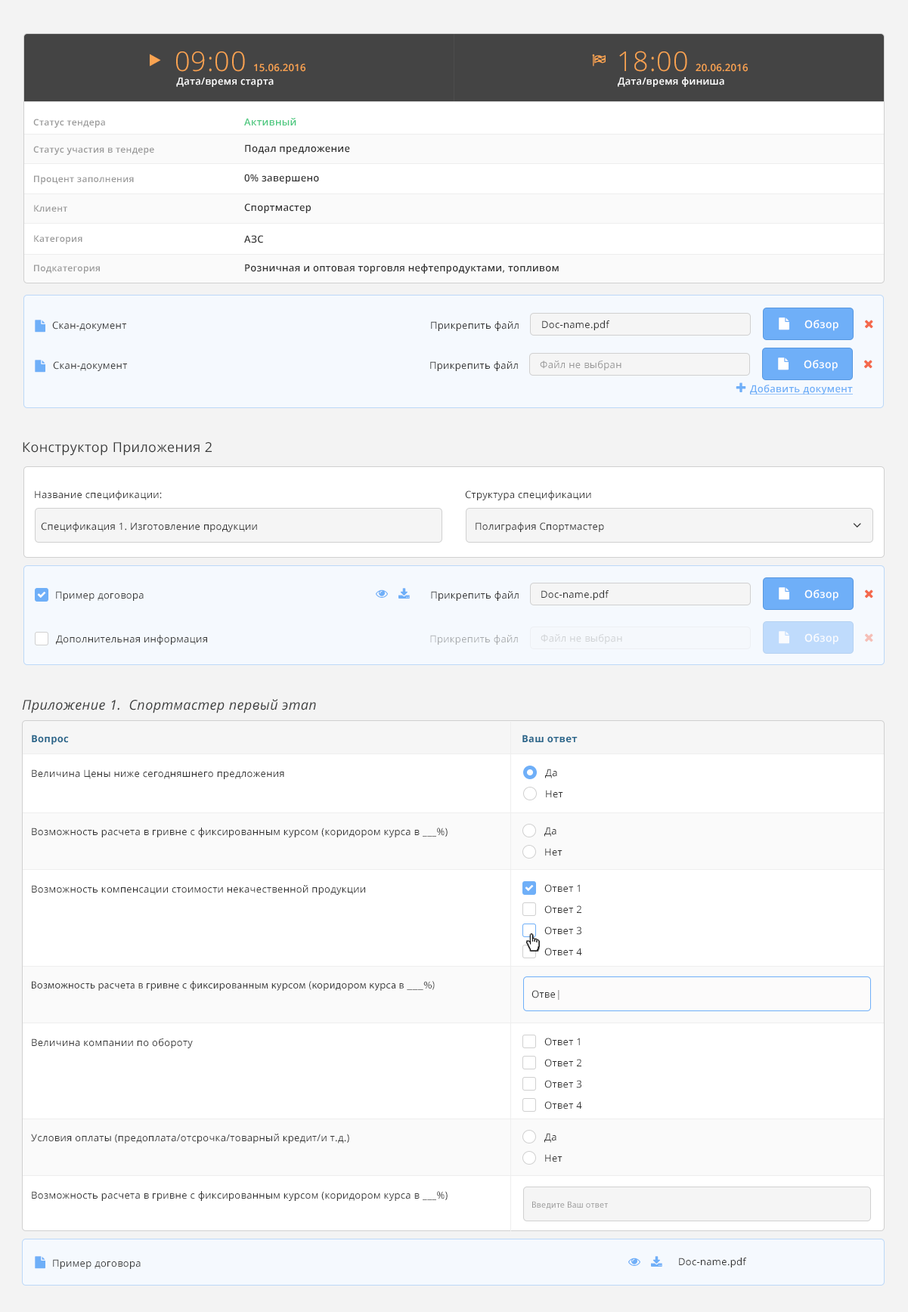
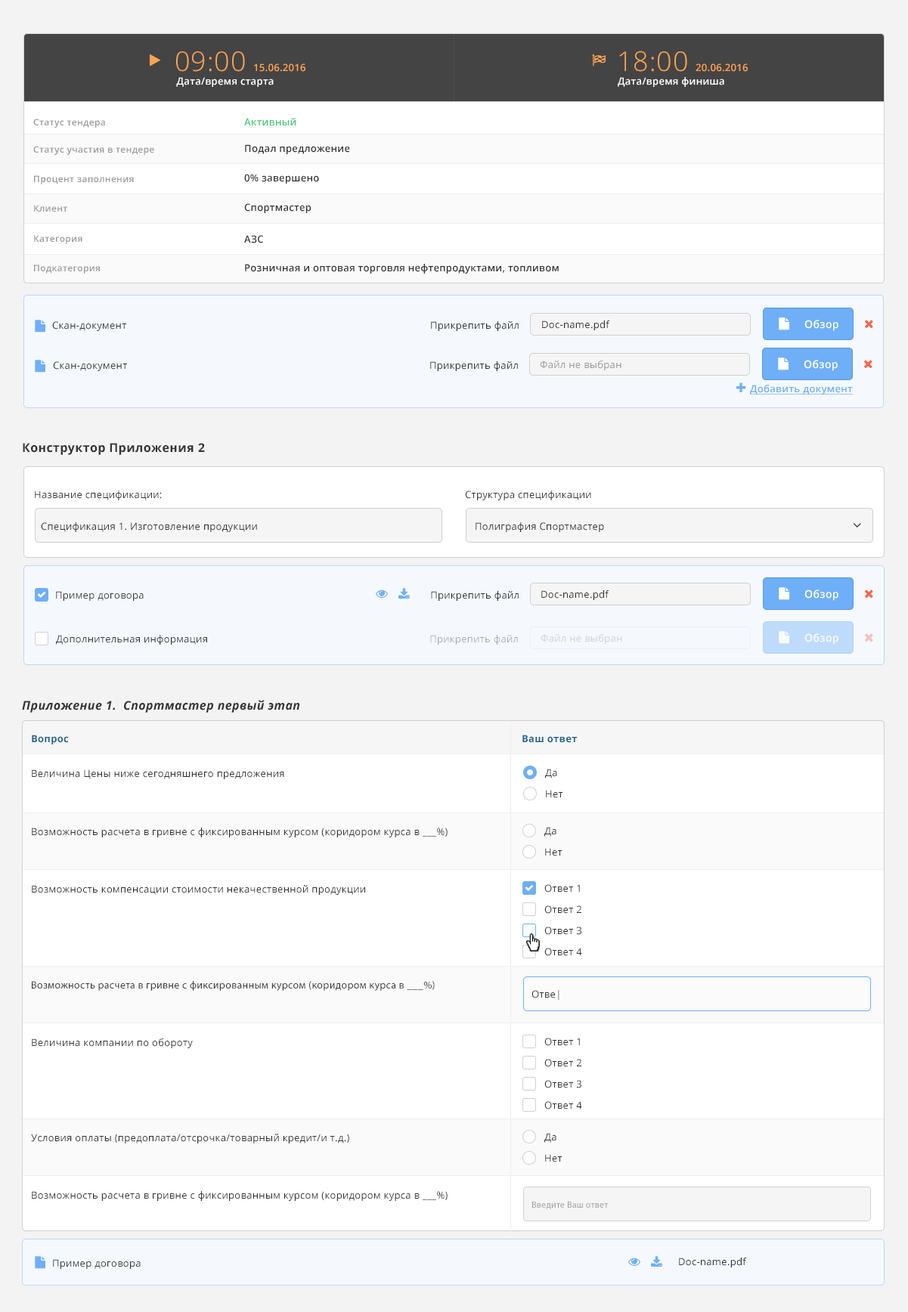
Layer changes from the first 908px x 1312px image to the second:
painted on "Приложение 1. Спортмастер первый этап" over [21,699,316,714]
painted on "Конструктор Приложения 2" over [22,442,212,456]
